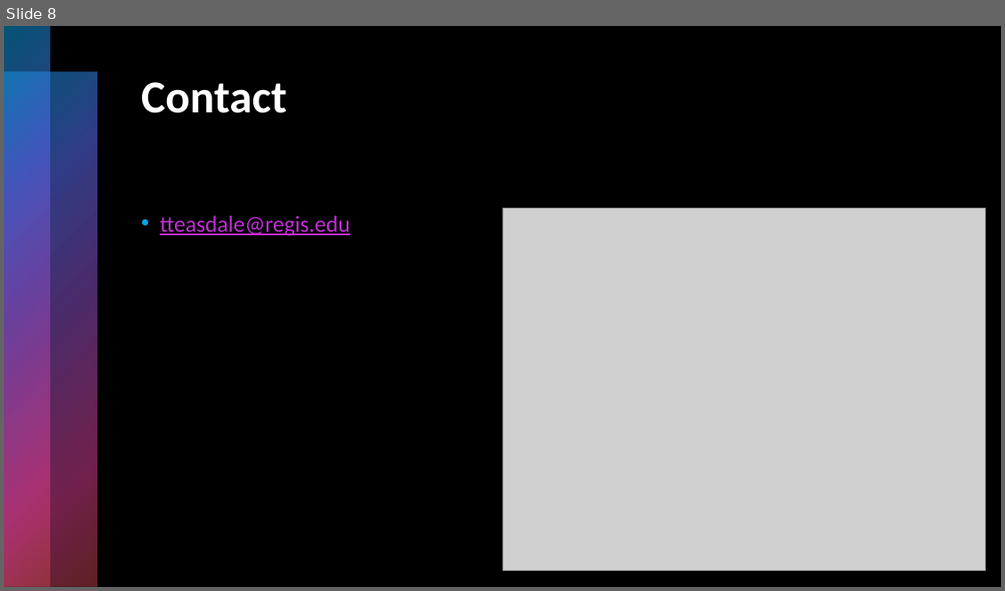
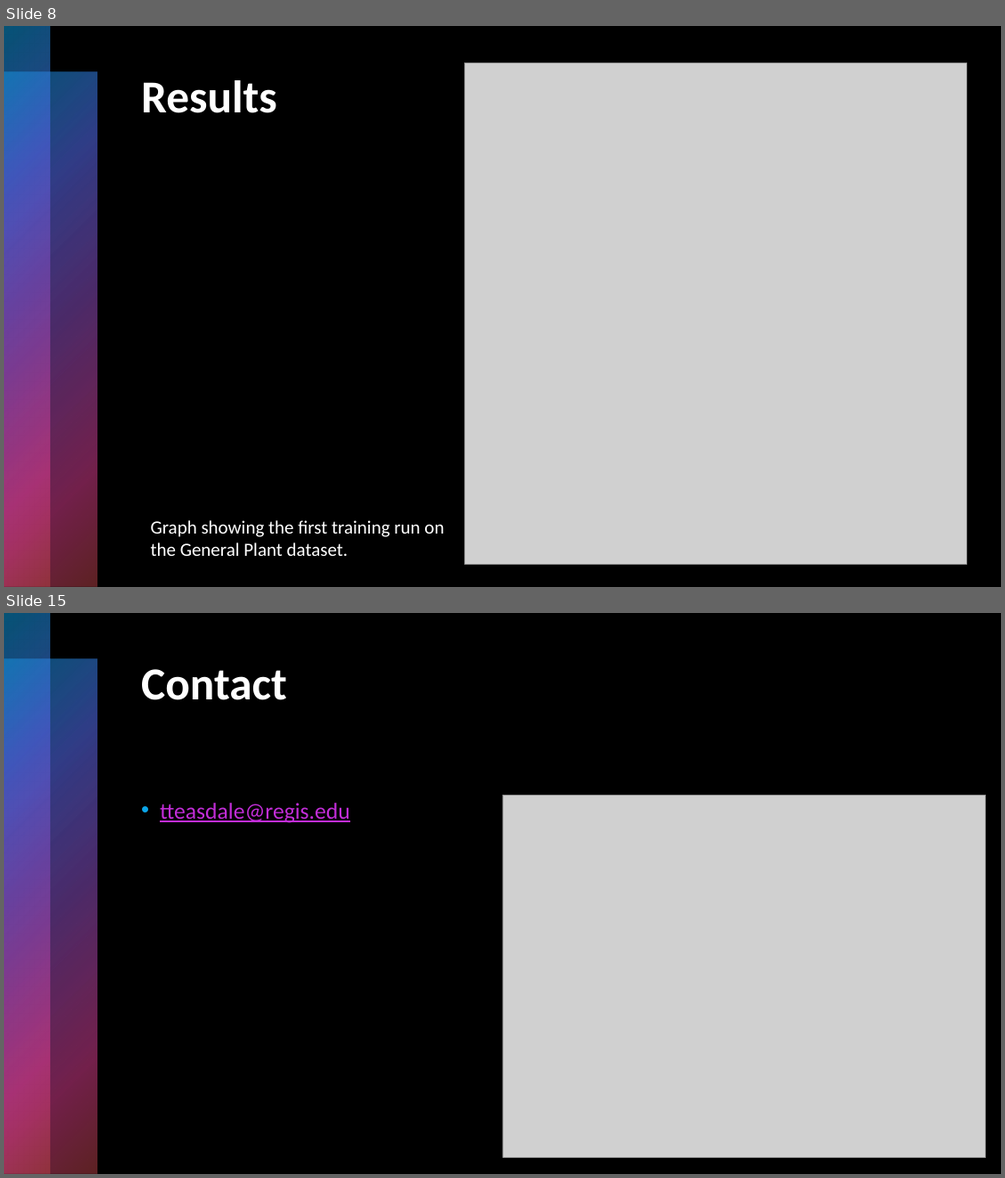
Before and after one commit to pythonpandas303/PlantDiseaseID, a slide deck: Presentations/Final_Project.pptx. Shown one above the other, each under a label of ours: slide 8 before the commit, slides 8 and 15 after it; the slides between them are not shown. The pictures are 1005x591 and 1005x1178 pixels, drawn with LibreOffice and Linux fonts; fonts in the diff are those of the drawing; grey boxes stand for pictures. Boxes give left, top, right and bottom in pixels: in the first picture for what was removed or moved away, otherwise in the second. Text is boxed around its words. In the diff, an @@ line names an element or a change of style, - is before the commit and + after.

```diff
--- a/Presentations/Final_Project.pptx
+++ b/Presentations/Final_Project.pptx
@@ slide 8 added at bbox=[4, 26, 1001, 587], background #000000; not listed: 2 template elements that a slide beside it also shows @@
@@ picture added at bbox=[465, 63, 966, 564] @@
@@ title added at bbox=[141, 80, 277, 113], 44 pt, text #FFFFFF, bold @@
+Results
@@ text added at bbox=[151, 520, 444, 556], 18 pt, text #FFFFFF @@
+Graph showing the first training run on the General Plant dataset.
@@ what was slide 8 is now slide 15 @@
```
Also in this commit, not shown: 3 slides changed, 6 other slides added, 1 other file.
